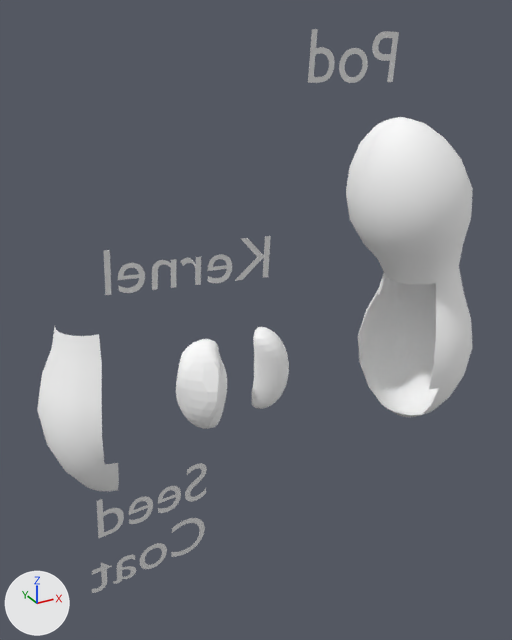
What one commit did to the glTF model models/peanut-shell.glb.
Rendered twice from a 50 mm camera at (-7.8, -8.49, 4.11) aimed at (-2.8, 0.61, -0.44). Every picture has the same lights, and +X, +Y and +Z are marked at lower left.

Names of what the first picture shows: 'Sphere', 'Text', 'Text.001', 'Text.002'.
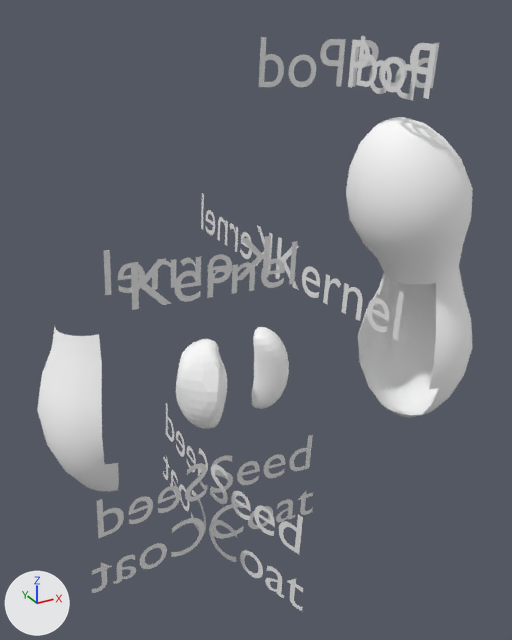
Commit message: four faces

What changed in the scene script:
```text
Change ob_text:
    ob_text.location: (-0.73, 0.1, 3.12) -> (-1.0, 1.0, 3.0)
Add ob_text_011:
    ob_text_011 = bpy.data.objects.new('Text.011', me_text_001.copy())  # the mesh of ob_text_001
    ob_text_011.location = (-4.0, 0.0, -3.0)
    ob_text_011.rotation_euler = (-1.551, -0.0501, 1.905)  # degrees (-89, -2.9, 109)
    ob_text_011.scale = (-1.0, -1.0, -3.94)
Add ob_text_010:
    ob_text_010 = bpy.data.objects.new('Text.010', me_text_001.copy())  # the mesh of ob_text_001
    ob_text_010.location = (-4.0, 0.0, -3.0)
    ob_text_010.rotation_euler = (-1.606, 0.0402, -1.593)  # degrees (-92, 2.3, -91)
    ob_text_010.scale = (-1.0, -1.0, -3.94)
Add ob_text_009:
    ob_text_009 = bpy.data.objects.new('Text.009', me_text_001.copy())  # the mesh of ob_text_001
    ob_text_009.location = (-4.0, 0.0, -3.0)
    ob_text_009.rotation_euler = (1.531, -3.105, -0.0444)  # degrees (88, -178, -2.5)
    ob_text_009.scale = (-1.0, -1.0, -3.94)
Add ob_text_008:
    ob_text_008 = bpy.data.objects.new('Text.008', me_text_002.copy())  # the mesh of ob_text_002
    ob_text_008.location = (-5.05, 0.15, 0.35)
    ob_text_008.rotation_euler = (1.53, -3.107, -0.00181)  # degrees (88, -178, -0.1)
    ob_text_008.scale = (-1.0, -1.0, -3.94)
Add ob_text_007:
    ob_text_007 = bpy.data.objects.new('Text.007', me_text_002.copy())  # the mesh of ob_text_002
    ob_text_007.location = (-2.44, 0.71, 0.2)
    ob_text_007.rotation_euler = (-1.542, -0.0456, 1.717)  # degrees (-88, -2.6, 98)
    ob_text_007.scale = (-1.0, -1.0, -3.94)
Add ob_text_006:
    ob_text_006 = bpy.data.objects.new('Text.006', me_text_002.copy())  # the mesh of ob_text_002
    ob_text_006.location = (-2.44, 0.71, 0.2)
    ob_text_006.rotation_euler = (-1.605, 0.0412, -1.565)  # degrees (-92, 2.4, -90)
    ob_text_006.scale = (-1.0, -1.0, -3.94)
Add ob_text_005:
    ob_text_005 = bpy.data.objects.new('Text.005', me_pod.copy())  # the mesh of ob_text
    ob_text_005.location = (-1.0, -1.0, 3.0)
    ob_text_005.rotation_euler = (-1.601, 0.0443, -1.468)  # degrees (-92, 2.5, -84)
    ob_text_005.scale = (-1.0, -1.0, -3.94)
Add ob_text_004:
    ob_text_004 = bpy.data.objects.new('Text.004', me_pod.copy())  # the mesh of ob_text
    ob_text_004.location = (-1.0, 1.0, 3.0)
    ob_text_004.rotation_euler = (-1.602, -0.0436, 2.901)  # degrees (-92, -2.5, 166)
    ob_text_004.scale = (-1.0, -1.0, -3.94)
Add ob_text_003:
    ob_text_003 = bpy.data.objects.new('Text.003', me_pod.copy())  # the mesh of ob_text
    ob_text_003.location = (-1.0, 1.0, 3.0)
    ob_text_003.rotation_euler = (-1.538, -0.0429, 1.627)  # degrees (-88, -2.5, 93)
    ob_text_003.scale = (-1.0, -1.0, -3.94)
```

Boxes (x1, y1, x2, y2) around the edits, measured in the pictures (512 x 640 px):
'Text', moved: before (308, 29, 399, 83); after (259, 37, 346, 87)
'Text.008', added: after (131, 241, 297, 310)
'Text.011', added: after (209, 465, 303, 611)
'Text.009', added: after (211, 435, 313, 539)
'Text.007', added: after (275, 237, 404, 340)
'Text.005', added: after (356, 36, 437, 99)
'Text.003', added: after (348, 40, 420, 100)
'Text.010', added: after (163, 403, 208, 533)
'Text.006', added: after (201, 193, 273, 271)
'Text.004', added: after (352, 40, 439, 88)
